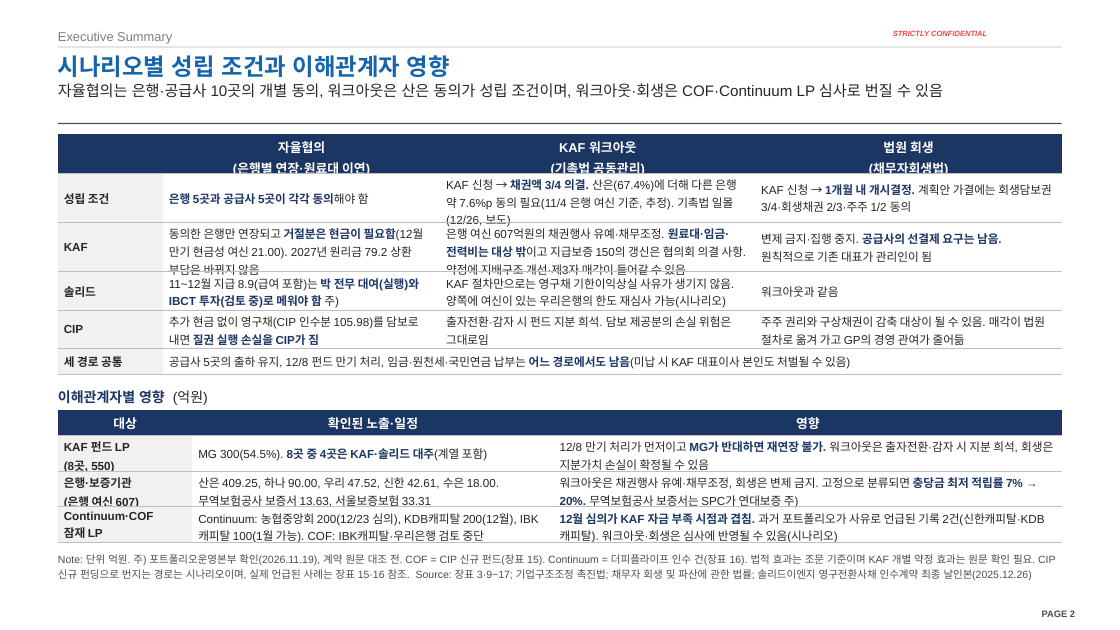
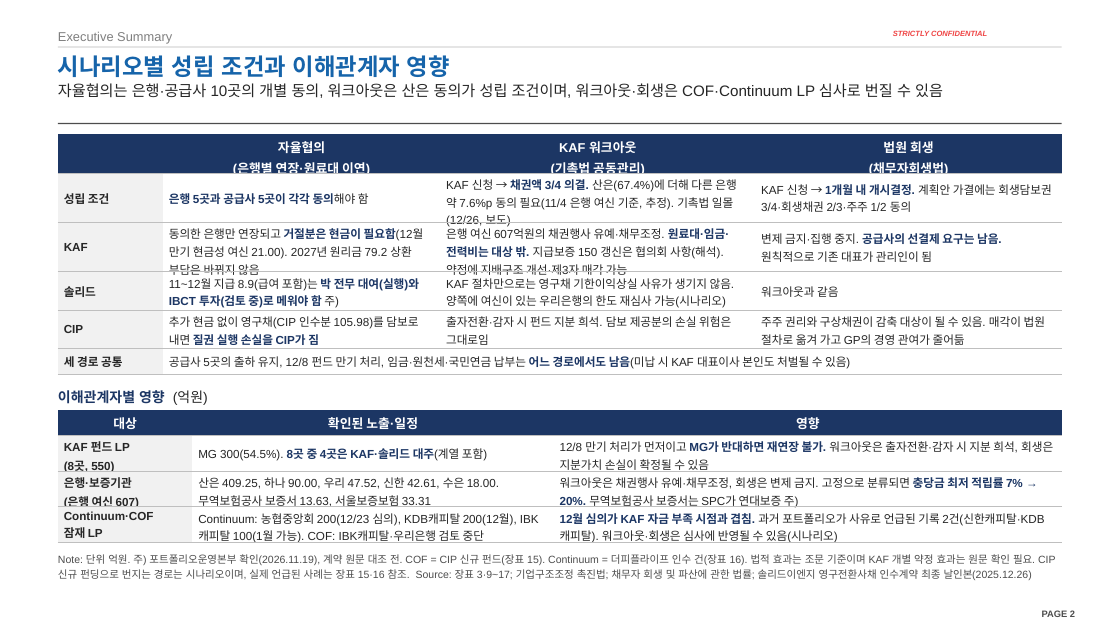
Before and after one commit to jogyesung/GS-Secretary, a slide deck: slide 2 of outputs/CIP_KAF_솔리드_자금조달차질_시나리오_20261118.pptx. Drawn at 1120x630 pixels with LibreOffice and Linux fonts; fonts in the diff are those of the drawing; background and template pictures are left out. Boxes give left, top, right and bottom in pixels: in the first picture for what was removed or moved away, otherwise in the second. Text is boxed around its words. In the diff, an @@ line names an element or a change of style, - is before the commit and + after.

```diff
--- a/outputs/CIP_KAF_솔리드_자금조달차질_시나리오_20261118.pptx
+++ b/outputs/CIP_KAF_솔리드_자금조달차질_시나리오_20261118.pptx
@@ table at (x1=58, y1=134, x2=1062, y2=373) @@
-row 3, column 3: 은행 여신 607억원의 채권행사 유예·채무조정. 원료대·임금·전력비는 대상 밖이고 지급보증 150의 갱신은 협의회 의결 사항. 약정에 지배구조 개선·제3자 매각이 들어갈 수 있음
+row 3, column 3: 은행 여신 607억원의 채권행사 유예·채무조정. 원료대·임금·전력비는 대상 밖. 지급보증 150 갱신은 협의회 사항(해석). 약정에 지배구조 개선·제3자 매각 가능
```
Also in this commit, not shown: 4 other slides changed, 1 other file.
